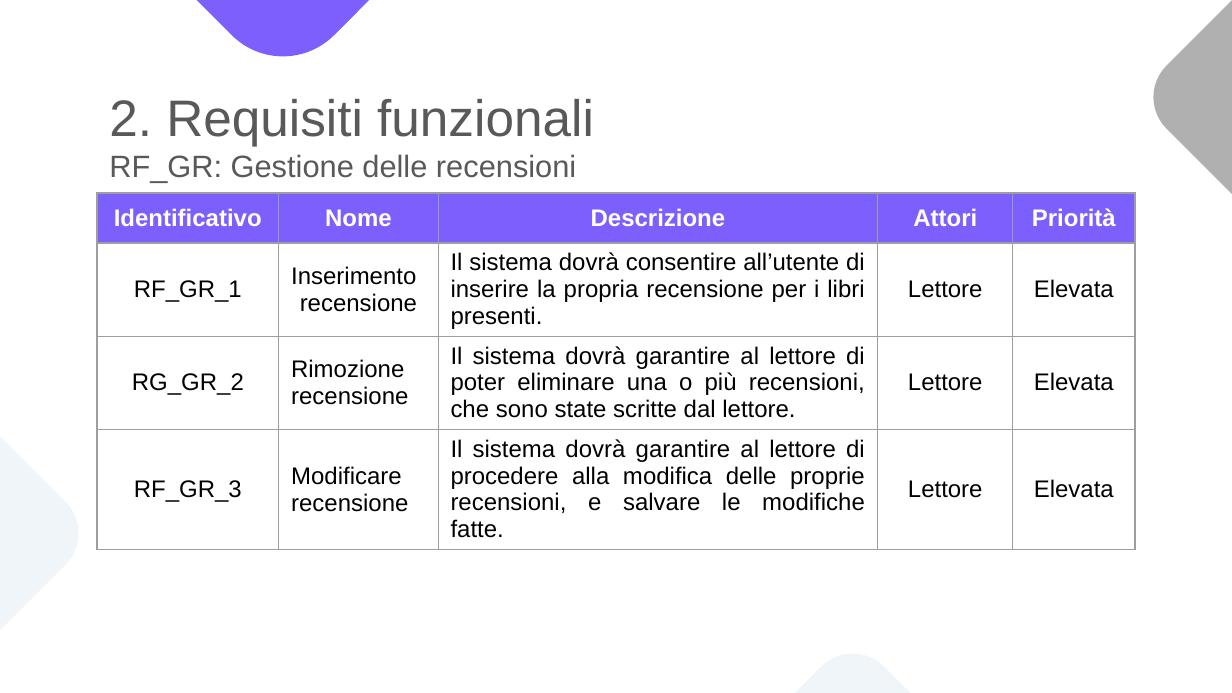
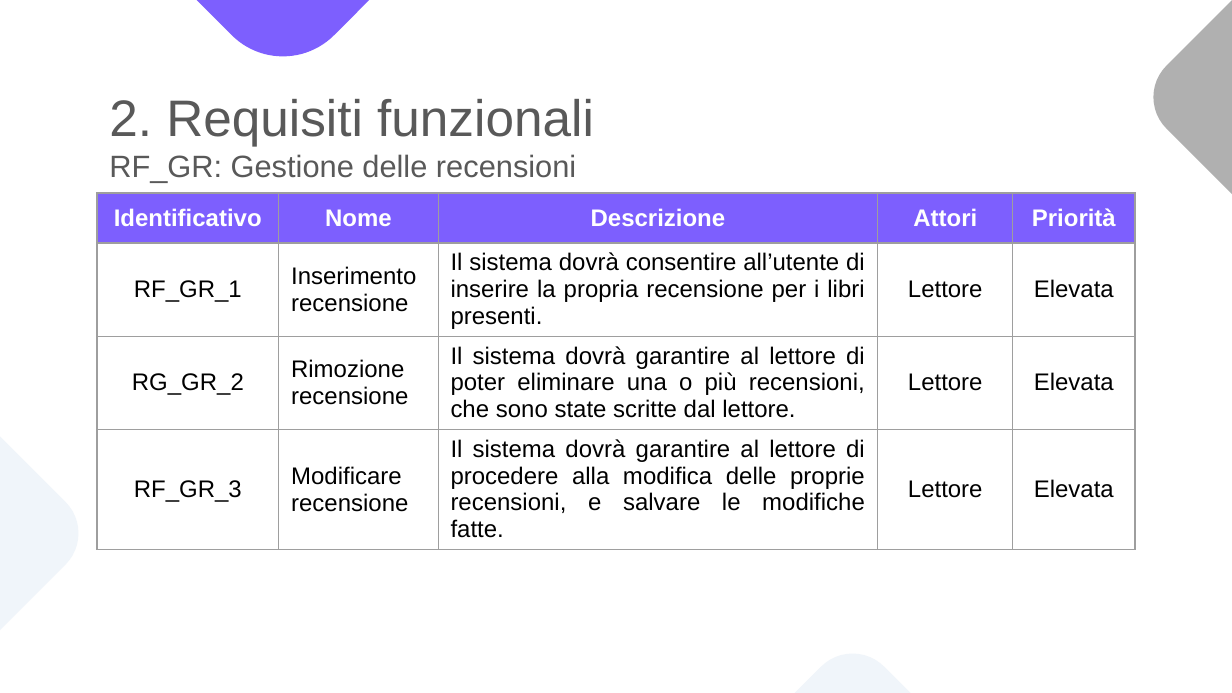
Before and after one commit to notjuary/Bookster_Classe03, a slide deck: slide 11 of DOC/Presentazione.pptx. Drawn at 1232x693 pixels with LibreOffice and Linux fonts; fonts in the diff are those of the drawing. Boxes give left, top, right and bottom in pixels: in the first picture for what was removed or moved away, otherwise in the second. Text is boxed around its words. In the diff, an @@ line names an element or a change of style, - is before the commit and + after.

```diff
--- a/DOC/Presentazione.pptx
+++ b/DOC/Presentazione.pptx
@@ table at (97, 193, 1136, 542) @@
-row 2, column 2: Inserimento / recensione
+row 2, column 2: Inserimento recensione
```
Also in this commit, not shown: 17 other slides changed, 14 slides added, 3 slides removed.
